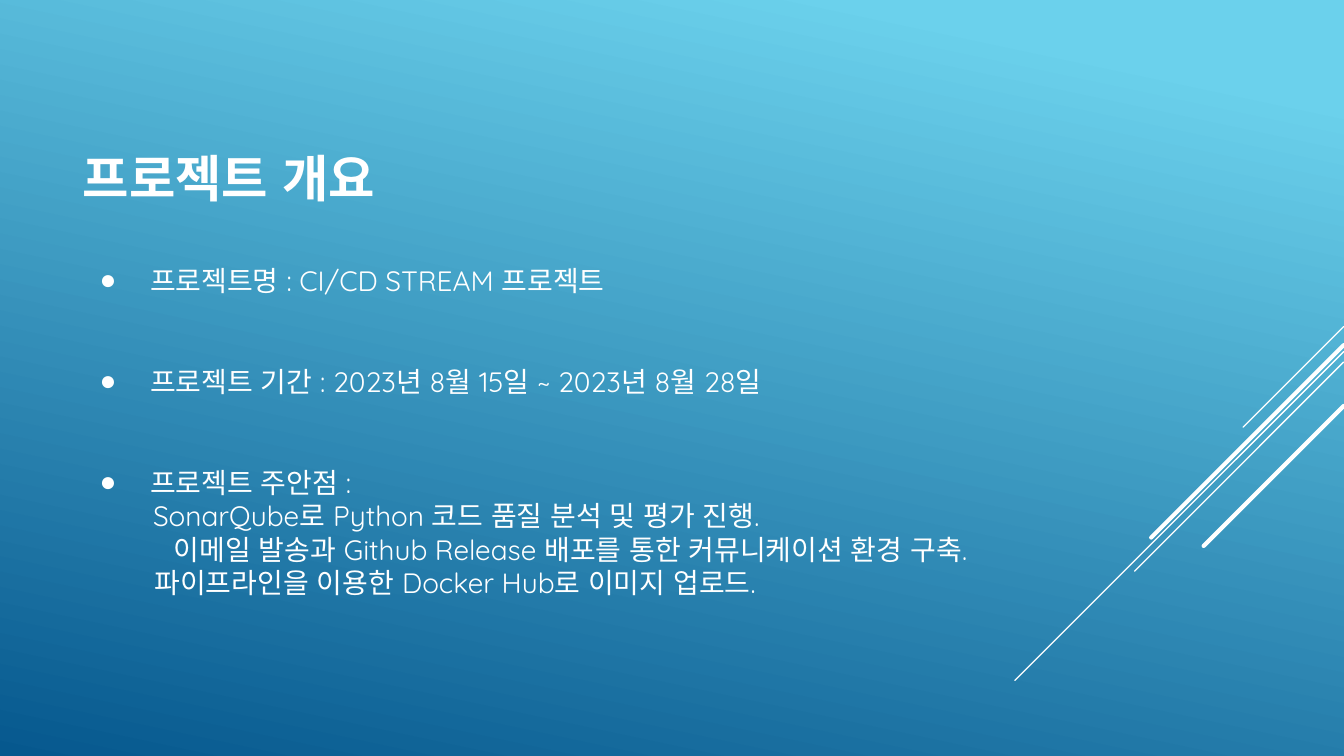
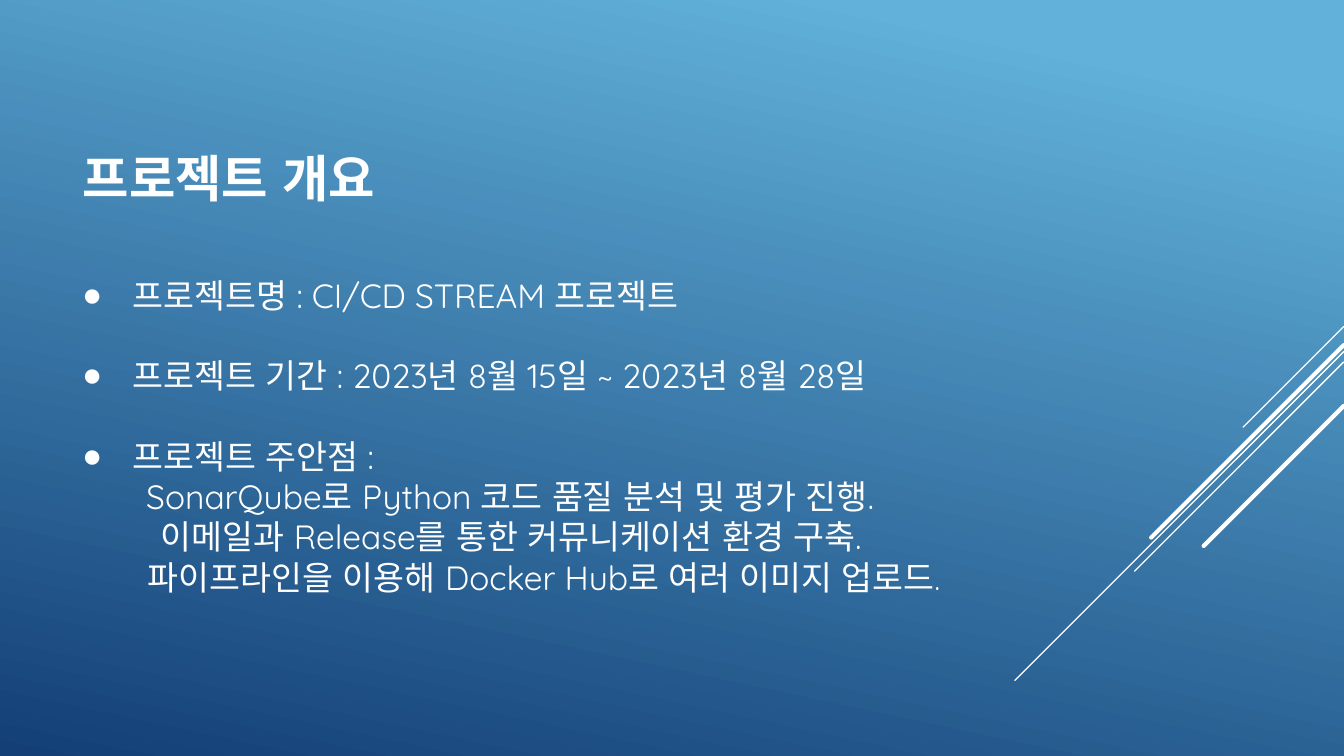
Before and after one commit to KimJeongHoon190/First_Project, a slide deck: slide 3 of 제출자료/최종 발표 프레젠테이션(김정훈).pptx. Drawn at 1344x756 pixels with LibreOffice and Linux fonts; fonts in the diff are those of the drawing. Boxes give left, top, right and bottom in pixels: in the first picture for what was removed or moved away, otherwise in the second. Text is boxed around its words. In the diff, an @@ line names an element or a change of style, - is before the commit and + after.

```diff
--- a/제출자료/최종 발표 프레젠테이션(김정훈).pptx
+++ b/제출자료/최종 발표 프레젠테이션(김정훈).pptx
@@ background gradient #6ED2EB to #06588E to gradient #62B1DA to #134077 @@
@@ text "프로젝트명 : CI/CD STREAM 프로젝트": place and size @@
-text "프로젝트명 : CI/CD STREAM 프로젝트" at [150, 268, 967, 596]
+text "프로젝트명 : CI/CD STREAM 프로젝트" at [133, 280, 935, 593]
@@ text at [133, 280, 874, 516]: size 15 to 18 pt in "프로젝트명 : CI/CD STREAM 프로젝트", "프로젝트 기간 : 2023년 8월 15일 ~ ...", "프로젝트 주안점 :", "SonarQube로 Python 코드 품질 분석 및 평가 ..." @@
@@ text at [148, 515, 935, 593]: text changed; size 15 to 18 pt @@
-이메일 발송과 Github Release 배포를 통한 커뮤니케이션 환경 구축.
-파이프라인을 이용한 Docker Hub로 이미지 업로드.
+이메일과 Release를 통한 커뮤니케이션 환경 구축.
+파이프라인을 이용해 Docker Hub로 여러 이미지 업로드.
```
Also in this commit, not shown: 15 other slides changed.
